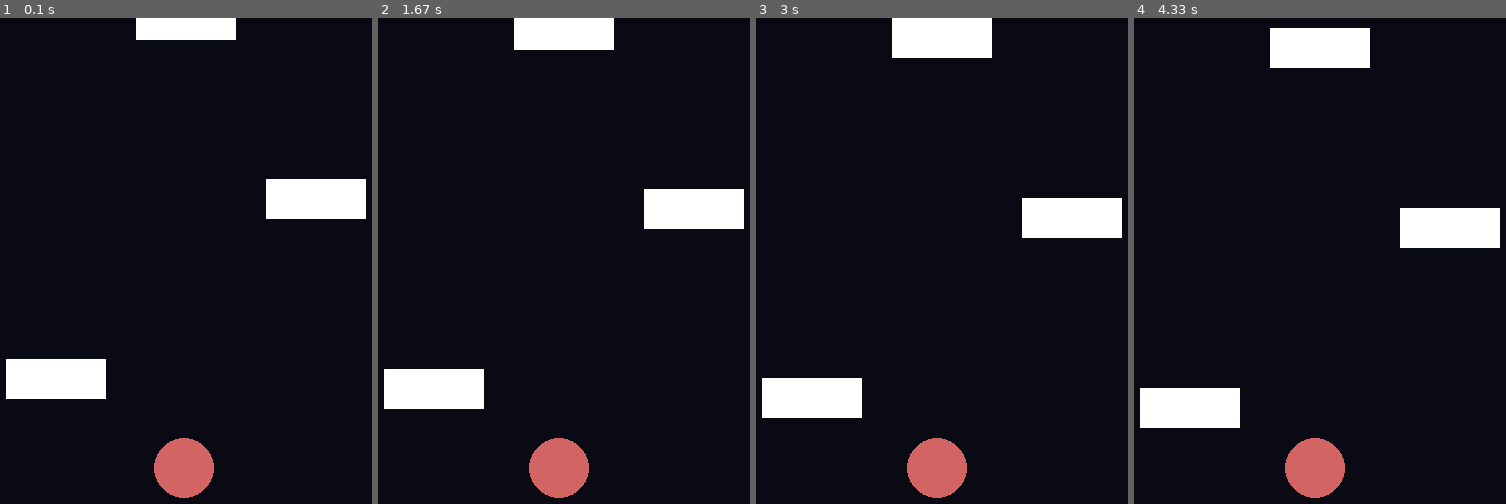
Above: before the commit, frames 1-4 (left to right).
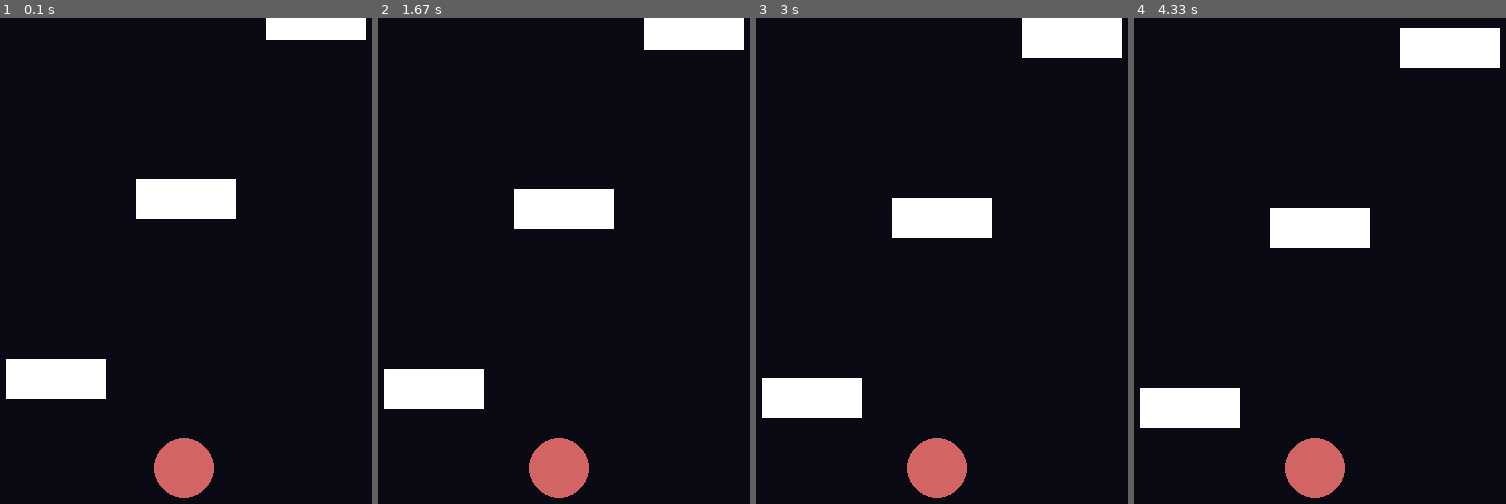
Above: after the commit, the same moments.

Repository: Cubical22/PyGameRepractice
Game: pygame game, started from index.py
The game is run twice, just before and just after one commit, with the same random seed, the same clock (stepped at 60 frames per second) and the same inputs.
Inputs (mouse positions are in pixels of both pictures, inside the frame that each line leads up to):
- Up to frame 1 (0.1 s): no input
- Up to frame 2 (1.67 s): click (564, 319) at 0.38 s; click (567, 358) at 0.72 s; click (441, 226) at 1.05 s; click (outside the picture) at 1.38 s
- Up to frame 3 (3 s): click (949, 115) at 1.72 s; click (923, 474) at 2.05 s; click (930, 217) at 2.38 s; click (886, 192) at 2.72 s
- Up to frame 4 (4.33 s): click (1424, 265) at 3.05 s; click (1442, 304) at 3.38 s; click (1405, 212) at 3.72 s; click (1204, 202) at 4.05 s

The runs differ from the first frame. In frame 1, 6.9% of the frame differs, in the area x 36-99%, y 0-42%; in frame 2, 8.0%; in frame 3, 8.8%, in the area x 36-99%, y 0-46%; in frame 4, 8.8%.

Commit message:
moved the ob placement way from fixed numbers to constants inside the ob class py file

Diff:
--- a/Items/OB/OB.py
+++ b/Items/OB/OB.py
@@ -1,11 +1,16 @@
 import pygame
 from constants import OB_COLOR, SCREEN_SIZE, LAYER_DISTANCE, LAYER_OFFSET, OB_SIZE
 
+# spawning obs
+POSES = (20, SCREEN_SIZE[0] - 20 - OB_SIZE[0], SCREEN_SIZE[0] / 2 - OB_SIZE[0] / 2)
+
 class OB:
-    def __init__(self, layer, x):
-        self.x = x
+    def __init__(self, layer, place_index):
+        self.x = POSES[place_index]
         self.layer = layer
         self.size = OB_SIZE
+
+        self.place_index = place_index
 
     def draw(self, window, ob_offset):
         y = SCREEN_SIZE[1] - self.size[1] - self.layer * LAYER_DISTANCE - LAYER_OFFSET - ob_offset
--- a/index.py
+++ b/index.py
@@ -13,20 +13,16 @@
 animation_value = 0
 rotation_multipler = 1
 
-# spawning obs
-LEFT = 20
-RIGHT = SCREEN_SIZE[0] - 20 - OB_SIZE[0]
-MIDDLE = SCREEN_SIZE[0] / 2 - OB_SIZE[0] / 2
-
+# 0: left 1: middle 2: right
 OBS.extend([
-    OB(0, LEFT),
-    OB(1, RIGHT),
-    OB(2, MIDDLE),
-    OB(3, RIGHT),
-    OB(4, LEFT),
-    OB(5, MIDDLE),
-    OB(6, RIGHT),
-    OB(7, RIGHT),
+    OB(0, 0),
+    OB(1, 2),
+    OB(2, 1),
+    OB(3, 2),
+    OB(4, 0),
+    OB(5, 1),
+    OB(6, 2),
+    OB(7, 2),
 ])
 ob_offset = 0
 
